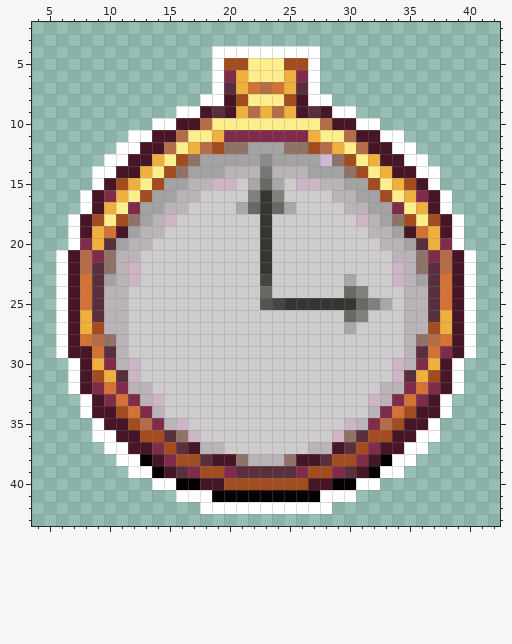
One commit to this pixel-art file: aseprite/clock.aseprite. Above: the version before the commit.
48x48 pixels, 1 frame. Colours within 5 levels of each other are drawn and written as one. Shown: x 4..42, y 2..43.
The same view after the edit:
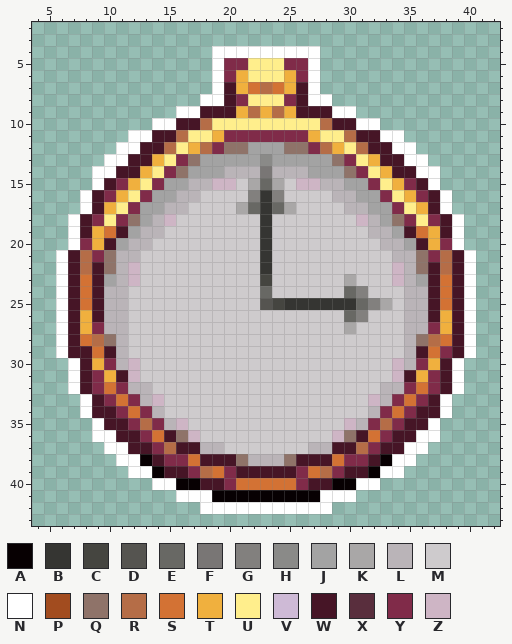
Palette (. is transparent): A #070002  B #353532  C #454540  D #555450  E #686864  F #797675  G #82807e  H #8a8a88  J #a3a3a3  K #a9a7a7  L #bab4b8  M #cecbcd  N #ffffff  P #a24c1f  Q #8f7369  R #b56d47  S #d37234  T #f0b03e  U #ffee8c  V #cebad6  W #461526  X #592e3d  Y #802b49  Z #ceb5c5
Change:
Changed rows in their new state; - is an unchanged pixel.
Layers "minute_clock", "Flattened Copy":
first column x 9:
 5 -----------YY---YY-----------
 7 -----------W-----W-----------
 8 ------------Y---Y------------
 9 ----------W-------W----------
12 ----------Y-------Y----------
13 -------Y-----------J-Y-------
14 ------Y---------------Y------
15 --Y--Y-----------------Y--Y--
16 ----Y-------------------Y----
18 Y-Y-----------------------Y-Y
20 -W-------------------------W-
22 W---------------------------W
23 W---------------------------W
24 W---------------------------W
25 W---------------------------W
26 W---------------------------W
27 Y---------------------------Y
29 -W-------------------------W-
31 Y-W-----------------------W-Y
34 --Y-----------------------Y--
35 ---Y---------------------Y---
36 ----YSW---------------WSY----
37 ------RW-------------WR------
38 -------YSW---------WSY-------
39 -------W-RS-WWWWW-SR-W-------
40 -----------YSSSSSY-----------
